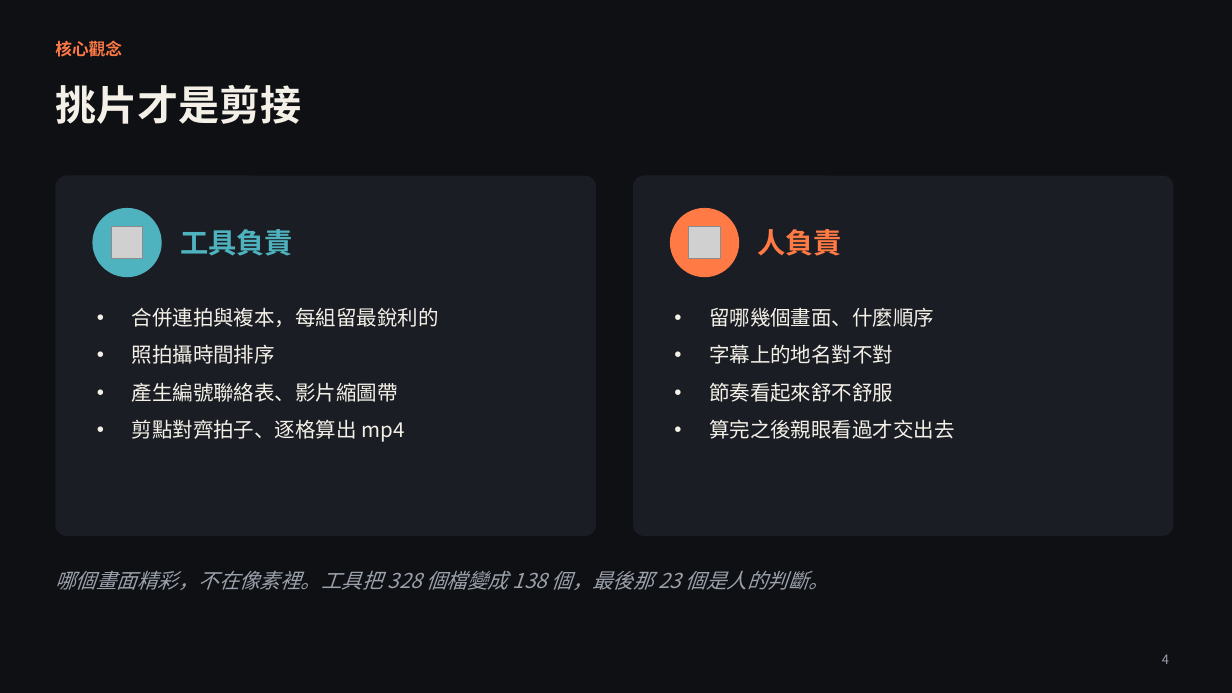
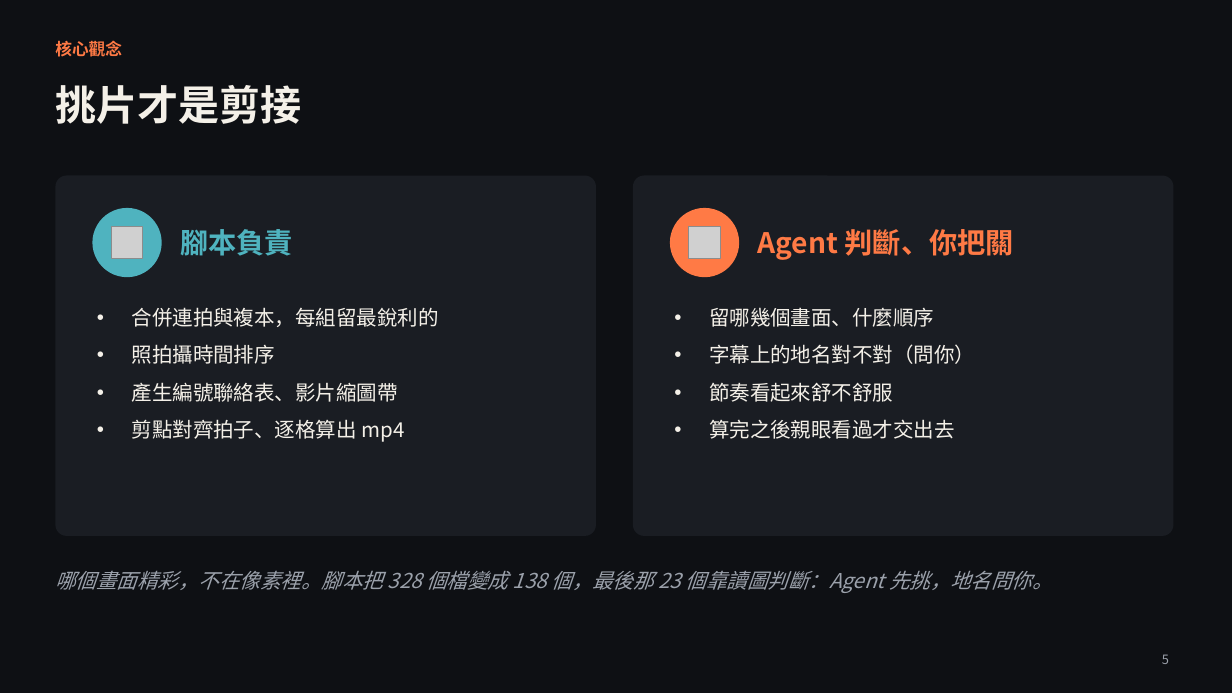
Before and after one commit to dwhao84/beat-reel, a slide deck: slide 5 of docs/slides/短影音製作分享.pptx (slide 4 before the commit). Drawn at 1232x693 pixels with LibreOffice and Linux fonts; fonts in the diff are those of the drawing; grey boxes stand for pictures. Boxes give left, top, right and bottom in pixels: in the first picture for what was removed or moved away, otherwise in the second. Text is boxed around its words. In the diff, an @@ line names an element or a change of style, - is before the commit and + after.

```diff
--- a/docs/slides/短影音製作分享.pptx
+++ b/docs/slides/短影音製作分享.pptx
@@ text at <box>180,229,293,256</box>: text changed @@
-工具負責
+腳本負責
@@ text at <box>758,229,1014,260</box>: text changed @@
-人負責
+Agent 判斷、你把關
@@ text at <box>709,344,975,364</box>: text changed @@
-• 字幕上的地名對不對
+• 字幕上的地名對不對（問你）
@@ text at <box>55,571,1053,593</box>: text changed @@
-哪個畫面精彩，不在像素裡。工具把 328 個檔變成 138 個，最後那 23 個是人的判斷。
+哪個畫面精彩，不在像素裡。腳本把 328 個檔變成 138 個，最後那 23 個靠讀圖判斷：Agent 先挑，地名問你。
@@ page number at <box>1162,654,1169,664</box>: text changed @@
-4
+5
```
Also in this commit, not shown: 7 other slides changed, 3 slides added.
